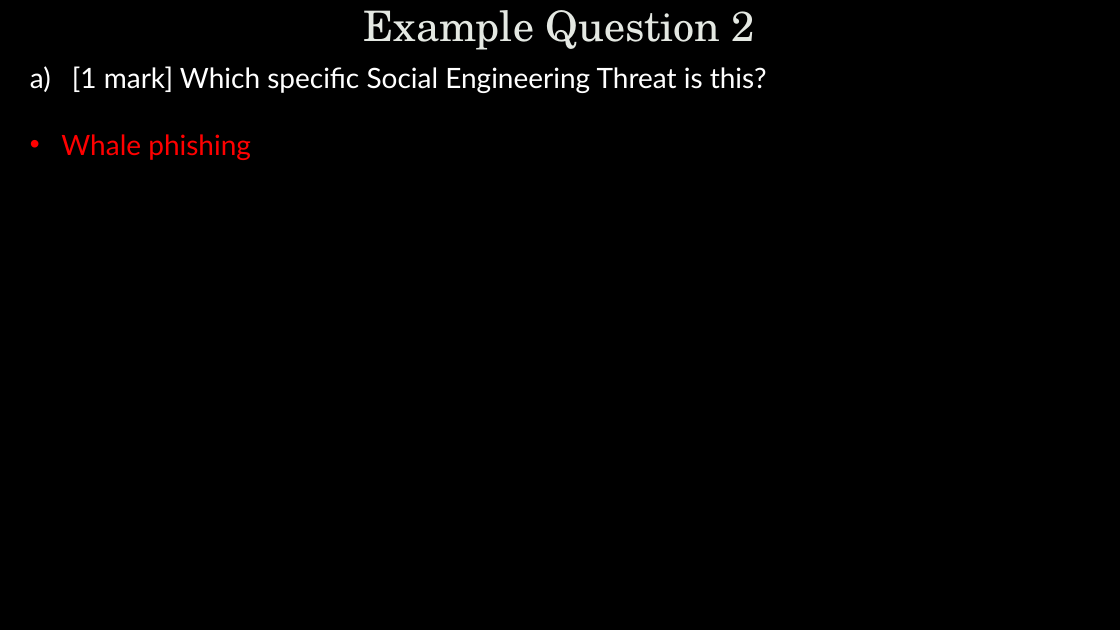
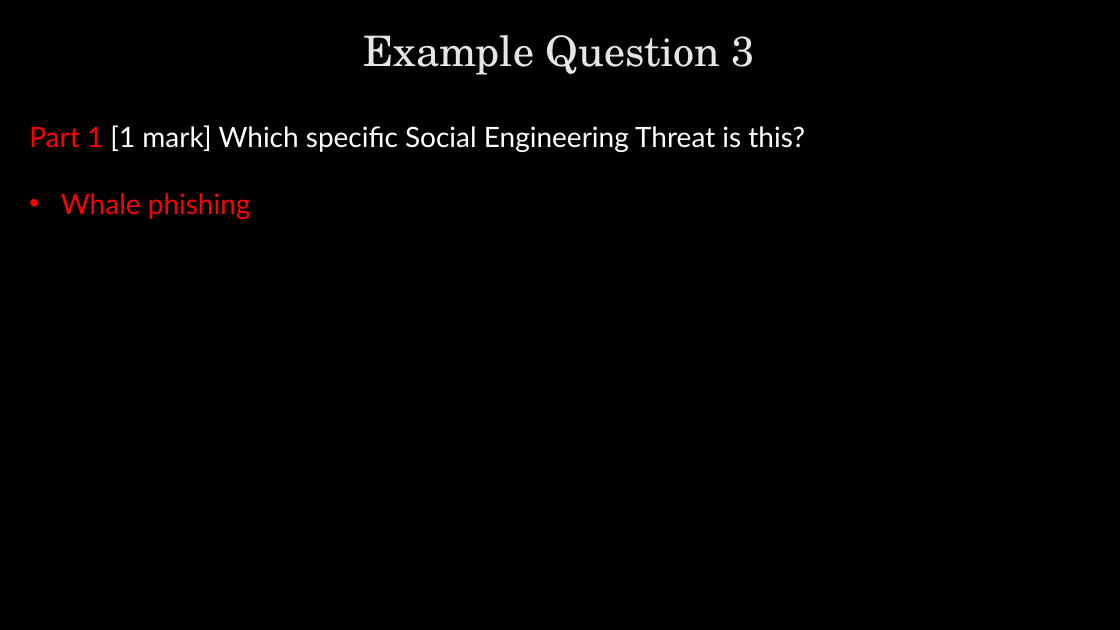
Before and after one commit to zhanyixinghua/cits1003, a slide deck: slide 24 of cits1003-lecture_slides/CITS1003-B ExamExampleQ-exercises.pptx (slide 25 before the commit). Drawn at 1120x630 pixels with LibreOffice and Linux fonts; fonts in the diff are those of the drawing; background and template pictures are left out. Boxes give left, top, right and bottom in pixels: in the first picture for what was removed or moved away, otherwise in the second. Text is boxed around its words. In the diff, an @@ line names an element or a change of style, - is before the commit and + after.

```diff
--- a/cits1003-lecture_slides/CITS1003-B ExamExampleQ-exercises.pptx
+++ b/cits1003-lecture_slides/CITS1003-B ExamExampleQ-exercises.pptx
@@ title at box(364, 35, 755, 75): text changed @@
-Example Question 2
+Example Question 3
@@ text "Part 1 [1 mark] Which ...": place and size @@
-text "Part 1 [1 mark] Which ..." at box(61, 66, 767, 160)
+text "Part 1 [1 mark] Which ..." at box(29, 125, 805, 219)
@@ text at box(29, 125, 805, 152): text changed @@
-a) [1 mark] Which specific Social Engineering Threat is this?
+Part 1 [1 mark] Which specific Social Engineering Threat is this?
@@ text at box(61, 193, 251, 219): letter outline none to #404040 0.75 pt in "Whale phishing" @@
```
Also in this commit, not shown: 33 other slides changed, 27 slides added, 15 slides removed.
